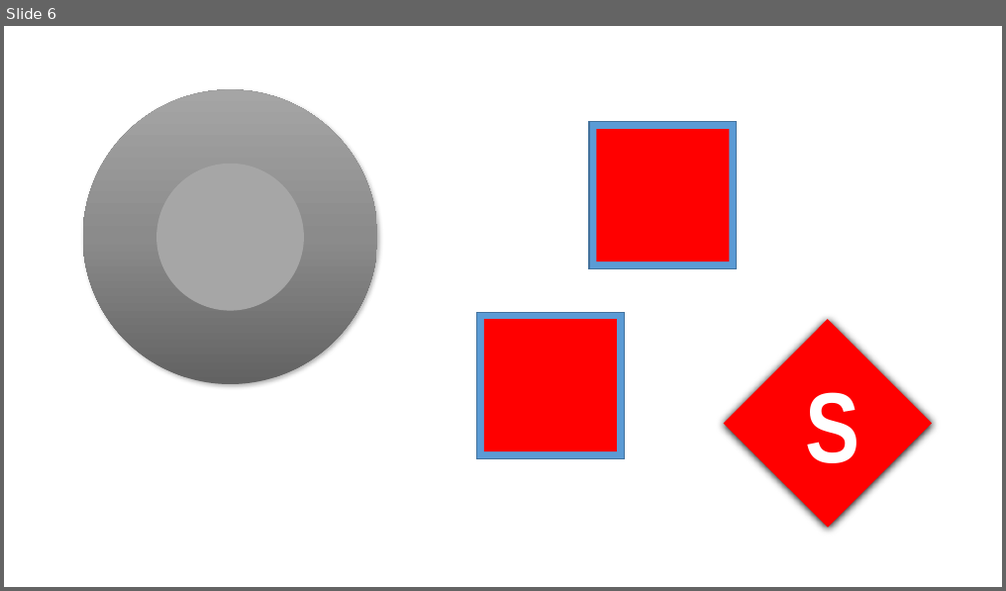
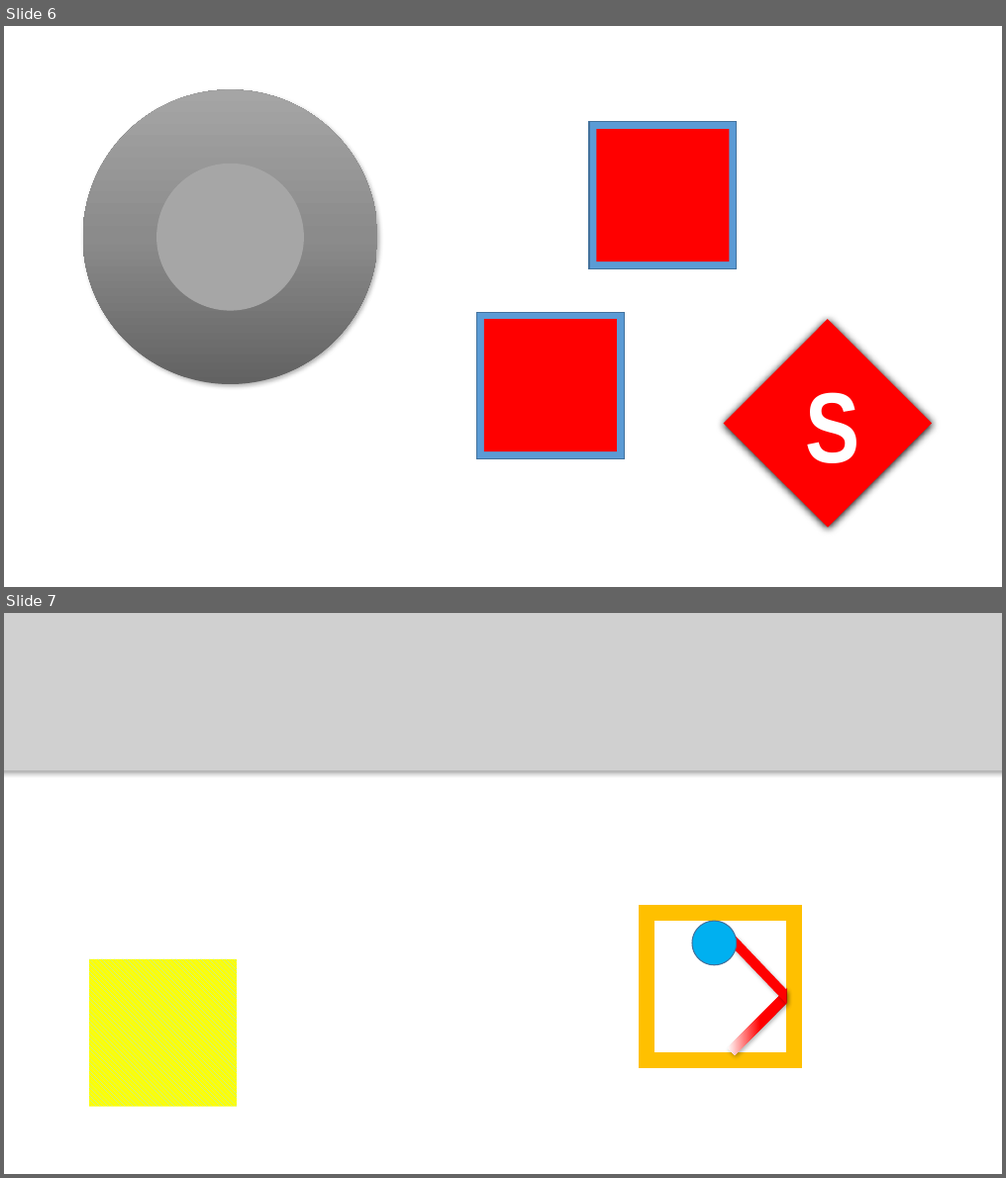
Before and after one commit to CSClub-meikei/Bounce, a slide deck: workspace/graphics [自動保存済み].pptx. Shown one above the other, each under a label of ours: slide 6 before the commit, slides 6 and 7 after it. The pictures are 1006x591 and 1006x1178 pixels, drawn with LibreOffice and Linux fonts; fonts in the diff are those of the drawing; grey boxes stand for pictures. Boxes give left, top, right and bottom in pixels: in the first picture for what was removed or moved away, otherwise in the second. Text is boxed around its words. In the diff, an @@ line names an element or a change of style, - is before the commit and + after.

```diff
--- a/workspace/graphics [自動保存済み].pptx
+++ b/workspace/graphics [自動保存済み].pptx
@@ slide 7 added at box(4, 613, 1002, 1174), background #FFFFFF @@
@@ picture added at box(4, 613, 1002, 771) @@
@@ rectangle added at box(648, 913, 795, 1060), outline #FFC000 15 pt @@
@@ ellipse added at box(692, 922, 737, 965), fill #00B0F0, outline #43739E 1 pt @@
@@ freeform shape added at box(729, 936, 793, 1003), fill #FF0000 @@
@@ rectangle added at box(89, 959, 237, 1107), fill pattern #9DE5FF on #FFFF00 @@
@@ freeform shape added at box(728, 989, 793, 1056), fill gradient #FFFFFF to #FF0000 @@
```
Also in this commit, not shown: 1 slide removed, 41 other files.
